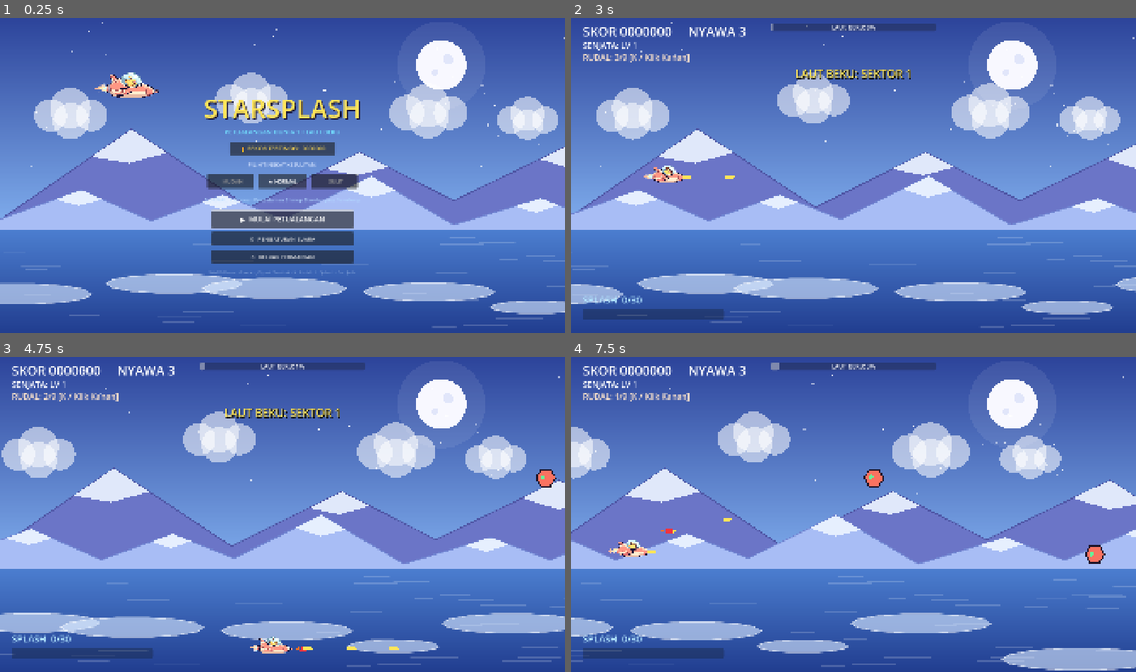
Above: before the commit, frames 1-4 (two rows, left to right).
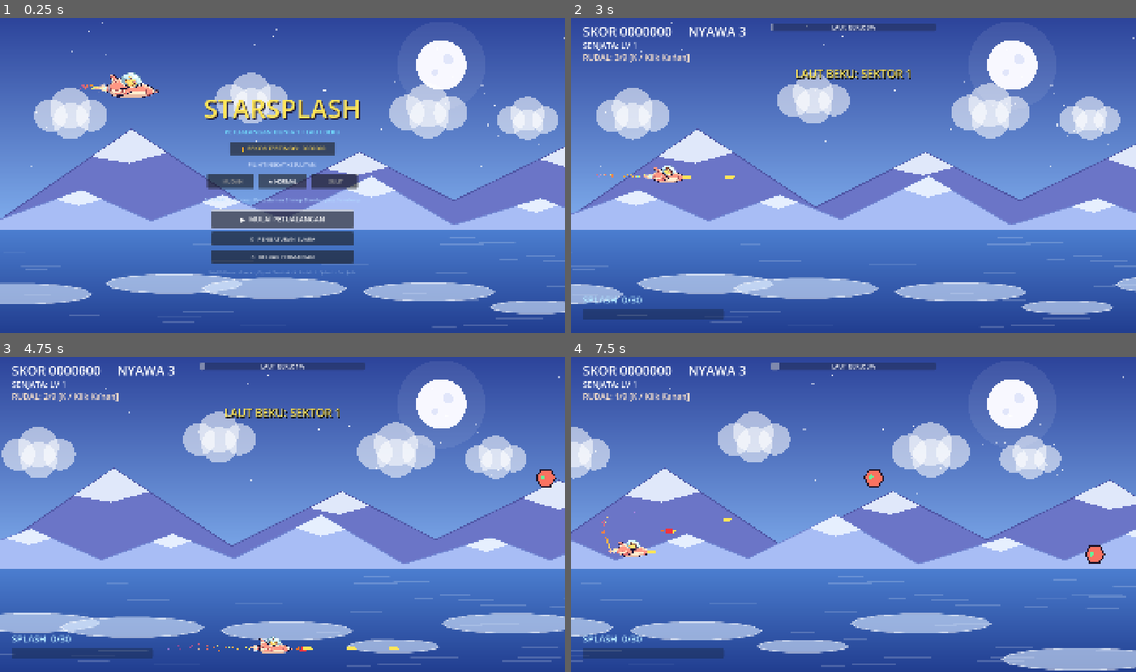
Above: after the commit, the same moments.

Repository: IhsanDwiPutra/Starsplash
Game: Godot game, scene res://scenes/ui/main_menu.tscn
Two runs of this game, one before a commit and one after it. Both use one fixed random seed, a clock stepped at 60 frames per second and the inputs below.
Inputs:
- Up to frame 1 (0.25 s): no input
- Up to frame 2 (3 s): click "★ NORMAL" at 0.5 s; click "★ NORMAL" at 1.25 s; click "▶ MULAI PETUALANGAN" at 2 s; hold D (move_right) from 2.78 s (still down); hold J (fire) from 2.78 s (still down)
- Up to frame 3 (4.75 s): release D (move_right) at 3.53 s; release J (fire) at 3.53 s; hold S (move_down) 3.53-4.28 s; tap J (fire) at 3.6 s; hold D (move_right) from 4.28 s (still down); hold J (fire) from 4.28 s (still down); tap K (missile) at 4.35 s
- Up to frame 4 (7.5 s): release D (move_right) at 5.03 s; release J (fire) at 5.03 s; hold W (move_up) 5.03-5.78 s; tap L (splash) at 5.1 s; tap J (fire) at 5.3, 6.6 s; hold J (fire) 5.78-6.53 s; hold A (move_left) 5.78-7.28 s; hold S (move_down) from 7.28 s (still down); hold J (fire) from 7.28 s (still down); tap K (missile) at 7.35 s

The runs differ from the first frame. In frame 1, less than 0.1% of the frame differs, in the area x 14-18%, y 21-23%; in frame 2, less than 0.1%; in frame 3, less than 0.1%, in the area x 29-45%, y 90-94%; in frame 4, less than 0.1%.

Commit message:
feat(fx): implementasi partikel api pendorong dan jejak debu bintang pada kapal Pip

Diff:
--- a/scenes/player/player.tscn
+++ b/scenes/player/player.tscn
@@ -5,6 +5,22 @@
 
 [sub_resource type="CircleShape2D" id="CircleShape2D_player"]
 radius = 22.0
+
+[sub_resource type="Curve" id="Curve_flame"]
+_data = [Vector2(0, 1), 0.0, 0.0, 0, 0, Vector2(1, 0.15), -1.8, 0.0, 0, 0]
+point_count = 2
+
+[sub_resource type="Gradient" id="Gradient_flame"]
+offsets = PackedFloat32Array(0, 0.3, 0.7, 1)
+colors = PackedColorArray(1, 0.96, 0.45, 1, 1, 0.55, 0.15, 0.95, 1, 0.3, 0.6, 0.6, 1, 0.2, 0.4, 0)
+
+[sub_resource type="Curve" id="Curve_stars"]
+_data = [Vector2(0, 0.4), 0.0, 2.0, 0, 0, Vector2(0.3, 1), 0.0, 0.0, 0, 0, Vector2(1, 0), -2.0, 0.0, 0, 0]
+point_count = 3
+
+[sub_resource type="Gradient" id="Gradient_stars"]
+offsets = PackedFloat32Array(0, 0.35, 0.75, 1)
+colors = PackedColorArray(0.4, 0.95, 1, 1, 1, 0.9, 0.4, 0.9, 0.85, 0.55, 1, 0.5, 0.6, 0.4, 0.9, 0)
 
 [node name="Player" type="Area2D"]
 collision_mask = 28
@@ -21,6 +37,36 @@
 width = 4.0
 default_color = Color(0.6, 0.95, 1, 0.9)
 
+[node name="ThrusterFlame" type="CPUParticles2D" parent="."]
+position = Vector2(-66, 8)
+amount = 28
+lifetime = 0.28
+emission_shape = 1
+emission_sphere_radius = 4.0
+direction = Vector2(-1, 0)
+spread = 14.0
+gravity = Vector2(0, 0)
+initial_velocity_min = 130.0
+initial_velocity_max = 210.0
+scale_amount_min = 3.5
+scale_amount_max = 6.0
+scale_amount_curve = SubResource("Curve_flame")
+color_ramp = SubResource("Gradient_flame")
+
+[node name="StardustTrail" type="CPUParticles2D" parent="."]
+position = Vector2(-70, 8)
+amount = 16
+lifetime = 0.55
+direction = Vector2(-1, 0)
+spread = 28.0
+gravity = Vector2(-40, 15)
+initial_velocity_min = 40.0
+initial_velocity_max = 120.0
+scale_amount_min = 2.0
+scale_amount_max = 4.5
+scale_amount_curve = SubResource("Curve_stars")
+color_ramp = SubResource("Gradient_stars")
+
 [node name="ShipSprite" type="Sprite2D" parent="."]
 scale = Vector2(0.16, 0.16)
 texture = ExtResource("2_ship_tex")
--- a/scenes/ui/main_menu.tscn
+++ b/scenes/ui/main_menu.tscn
@@ -4,6 +4,22 @@
 [ext_resource type="Script" path="res://scripts/fx/parallax_background.gd" id="2_bg"]
 [ext_resource type="Texture2D" path="res://assets/art/player/pip_ship.png" id="3_ship_tex"]
 
+[sub_resource type="Curve" id="Curve_menu_flame"]
+_data = [Vector2(0, 1), 0.0, 0.0, 0, 0, Vector2(1, 0.15), -1.8, 0.0, 0, 0]
+point_count = 2
+
+[sub_resource type="Gradient" id="Gradient_menu_flame"]
+offsets = PackedFloat32Array(0, 0.3, 0.7, 1)
+colors = PackedColorArray(1, 0.96, 0.45, 1, 1, 0.55, 0.15, 0.95, 1, 0.3, 0.6, 0.6, 1, 0.2, 0.4, 0)
+
+[sub_resource type="Curve" id="Curve_menu_stars"]
+_data = [Vector2(0, 0.4), 0.0, 2.0, 0, 0, Vector2(0.3, 1), 0.0, 0.0, 0, 0, Vector2(1, 0), -2.0, 0.0, 0, 0]
+point_count = 3
+
+[sub_resource type="Gradient" id="Gradient_menu_stars"]
+offsets = PackedFloat32Array(0, 0.35, 0.75, 1)
+colors = PackedColorArray(0.4, 0.95, 1, 1, 1, 0.9, 0.4, 0.9, 0.85, 0.55, 1, 0.5, 0.6, 0.4, 0.9, 0)
+
 [node name="MainMenu" type="Control"]
 layout_mode = 3
 anchors_preset = 15
@@ -31,6 +47,40 @@
 [node name="PipShip" type="Sprite2D" parent="PipAnchor"]
 scale = Vector2(0.24, 0.24)
 texture = ExtResource("3_ship_tex")
+
+[node name="ThrusterFlame" type="CPUParticles2D" parent="PipAnchor/PipShip"]
+show_behind_parent = true
+position = Vector2(-410, 50)
+scale = Vector2(4.167, 4.167)
+amount = 32
+lifetime = 0.32
+emission_shape = 1
+emission_sphere_radius = 5.0
+direction = Vector2(-1, 0)
+spread = 12.0
+gravity = Vector2(0, 0)
+initial_velocity_min = 160.0
+initial_velocity_max = 250.0
+scale_amount_min = 4.0
+scale_amount_max = 7.0
+scale_amount_curve = SubResource("Curve_menu_flame")
+color_ramp = SubResource("Gradient_menu_flame")
+
+[node name="StardustTrail" type="CPUParticles2D" parent="PipAnchor/PipShip"]
+show_behind_parent = true
+position = Vector2(-430, 50)
+scale = Vector2(4.167, 4.167)
+amount = 18
+lifetime = 0.65
+direction = Vector2(-1, 0)
+spread = 26.0
+gravity = Vector2(-50, 10)
+initial_velocity_min = 50.0
+initial_velocity_max = 140.0
+scale_amount_min = 2.5
+scale_amount_max = 5.5
+scale_amount_curve = SubResource("Curve_menu_stars")
+color_ramp = SubResource("Gradient_menu_stars")
 
 [node name="CenterContainer" type="Control" parent="."]
 layout_mode = 1
--- a/scripts/levels/test_level.gd
+++ b/scripts/levels/test_level.gd
@@ -172,8 +172,5 @@
 		GameState.weapon_changed.emit(1)
 		GameState.weapon_timer_changed.emit(0.0, GameState.WEAPON_DURATION)
 
-	_player._dead = false
-	_player.visible = true
-	_player.position = Vector2(200, 540)
-	_player._invuln = 2.5
+	_player.respawn_at(Vector2(200, 540))
 	_level_runner.restart_from_checkpoint()
--- a/scripts/player/player.gd
+++ b/scripts/player/player.gd
@@ -27,6 +27,8 @@
 
 @onready var _muzzle: Marker2D = $Muzzle
 @onready var _shield_aura: Polygon2D = $ShieldAura
+@onready var _thruster_flame: CPUParticles2D = $ThrusterFlame
+@onready var _stardust_trail: CPUParticles2D = $StardustTrail
 
 
 func _ready() -> void:
@@ -53,6 +55,21 @@
 	var size: Vector2 = get_viewport_rect().size
 	position.x = clampf(position.x, SCREEN_MARGIN.x, size.x - SCREEN_MARGIN.x)
 	position.y = clampf(position.y, SCREEN_MARGIN.y, size.y - SCREEN_MARGIN.y)
+
+	# Efek dinamik semburan jet roket saat akselerasi
+	if _thruster_flame != null:
+		if dir.x > 0.1:
+			_thruster_flame.initial_velocity_min = 220.0
+			_thruster_flame.initial_velocity_max = 330.0
+			_thruster_flame.lifetime = 0.35
+		elif dir.x < -0.1:
+			_thruster_flame.initial_velocity_min = 70.0
+			_thruster_flame.initial_velocity_max = 130.0
+			_thruster_flame.lifetime = 0.20
+		else:
+			_thruster_flame.initial_velocity_min = 130.0
+			_thruster_flame.initial_velocity_max = 210.0
+			_thruster_flame.lifetime = 0.28
 
 
 func _handle_fire(delta: float) -> void:
@@ -164,6 +181,10 @@
 	if GameState.lives <= 0:
 		_dead = true
 		visible = false
+		if _thruster_flame != null:
+			_thruster_flame.emitting = false
+		if _stardust_trail != null:
+			_stardust_trail.emitting = false
 		var exp := ExplosionScene.instantiate() as Explosion
 		exp.global_position = global_position
 		exp.base_color = Color(0.35, 0.75, 1.0)
@@ -177,3 +198,14 @@
 		GameState.trigger_shake(8.0, 0.25)
 		AudioManager.play_sfx("hit")
 		_invuln = INVULN_TIME
+
+
+func respawn_at(spawn_pos: Vector2) -> void:
+	_dead = false
+	visible = true
+	position = spawn_pos
+	_invuln = 2.5
+	if _thruster_flame != null:
+		_thruster_flame.emitting = true
+	if _stardust_trail != null:
+		_stardust_trail.emitting = true
Not shown, changed: docs/DECISIONS.md
